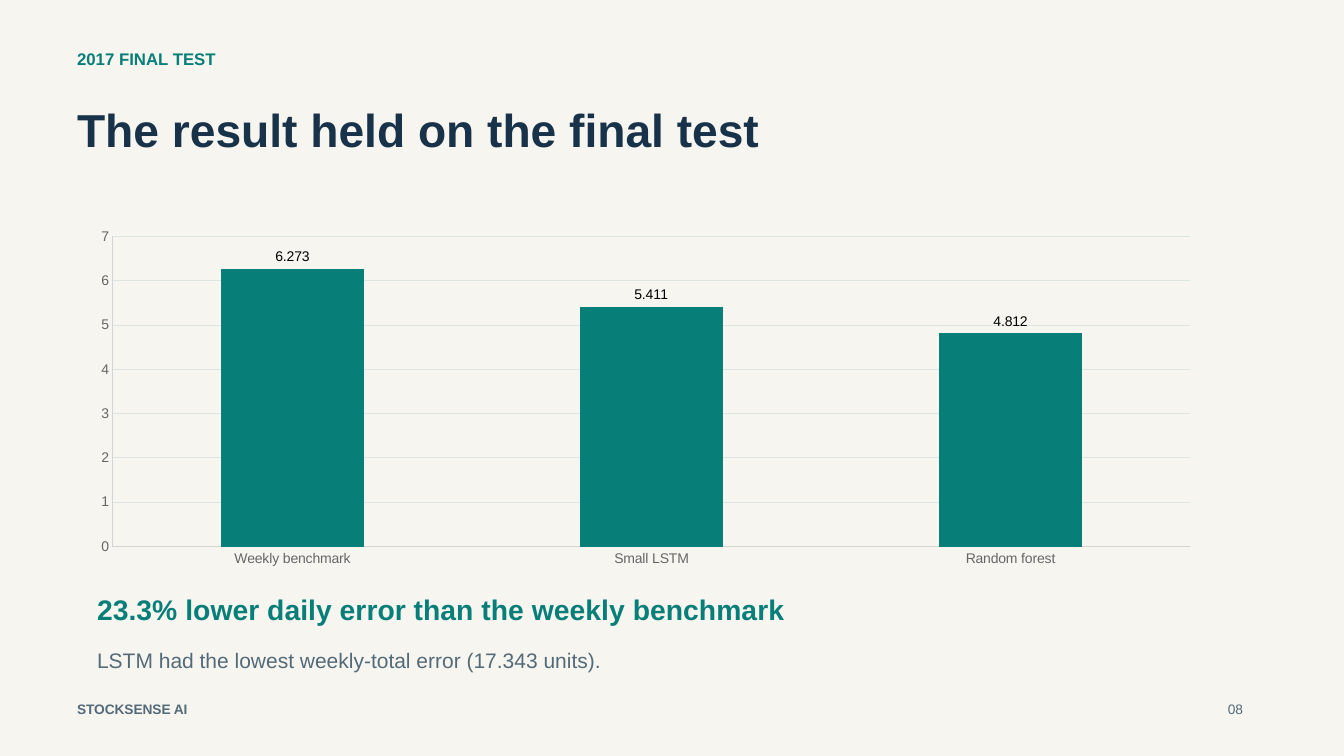
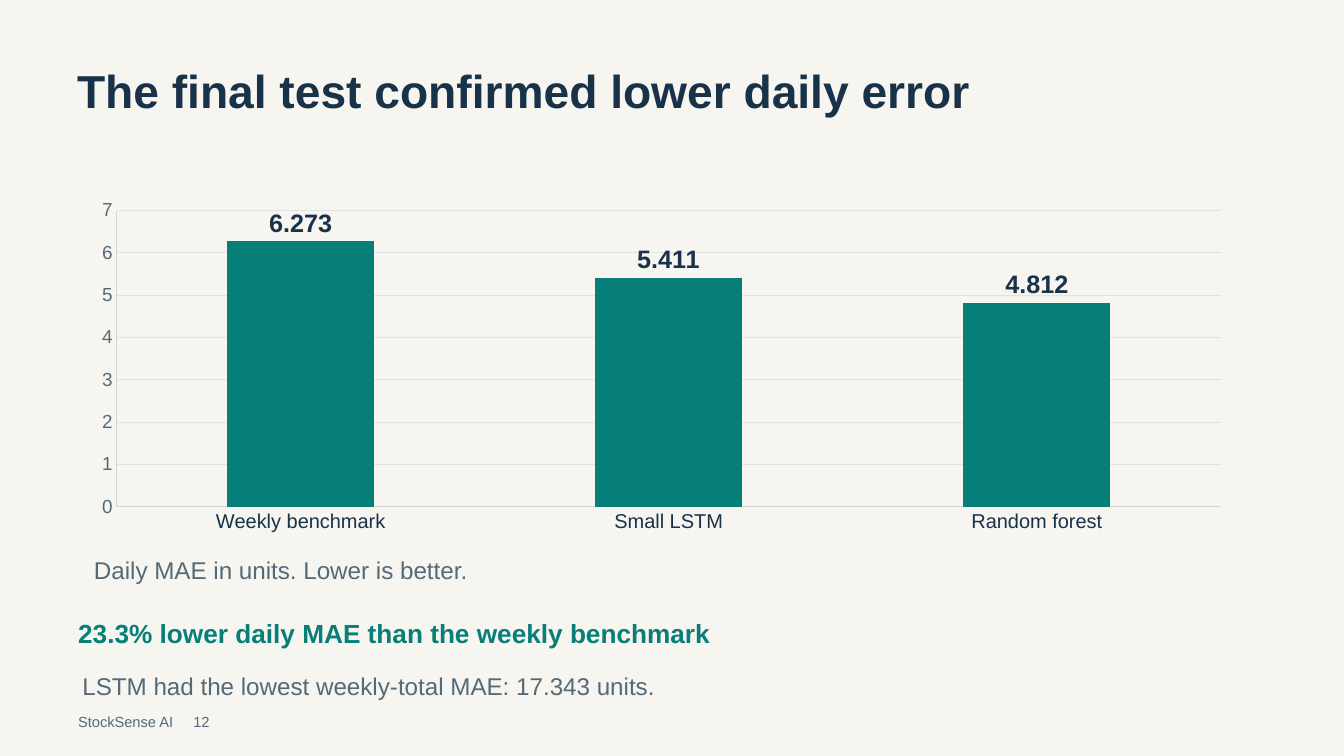
Before and after one commit to VUT-AI-SOLUTIONS-2026/stocksense-ai, a slide deck: slide 12 of docs/StockSense_AI_Presentation_Review.pptx (slide 8 before the commit). Drawn at 1344x756 pixels with LibreOffice and Linux fonts; fonts in the diff are those of the drawing. Boxes give left, top, right and bottom in pixels: in the first picture for what was removed or moved away, otherwise in the second. Text is boxed around its words. In the diff, an @@ line names an element or a change of style, - is before the commit and + after.

```diff
--- a/docs/StockSense_AI_Presentation_Review.pptx
+++ b/docs/StockSense_AI_Presentation_Review.pptx
@@ text removed at bbox=[77, 53, 216, 65] @@
-2017 FINAL TEST
@@ text at bbox=[77, 74, 970, 118]: text changed @@
-The result held on the final test
+The final test confirmed lower daily error
@@ column chart at bbox=[79, 194, 1244, 540] @@
@@ data labels of Series 1 changed @@
@@ category axis changed @@
@@ value axis changed @@
@@ column chart: place and size @@
-column chart at bbox=[79, 222, 1213, 574]
+column chart at bbox=[79, 194, 1244, 540]
@@ text added at bbox=[94, 561, 467, 584], 17.2 pt, text #536A78 @@
+Daily MAE in units. Lower is better.
@@ text at bbox=[78, 624, 710, 649]: text changed; size 20.2 to 18.8 pt @@
-23.3% lower daily error than the weekly benchmark
+23.3% lower daily MAE than the weekly benchmark
@@ text at bbox=[82, 677, 655, 700]: text changed; size 15 to 17.2 pt @@
-LSTM had the lowest weekly-total error (17.343 units).
+LSTM had the lowest weekly-total MAE: 17.343 units.
@@ text at bbox=[78, 716, 209, 727]: text changed; size 9.8 to 10.5 pt; bold off @@
-STOCKSENSE AI
+StockSense AI 12
@@ text removed at bbox=[1228, 704, 1243, 714] @@
-08
```
Also in this commit, not shown: 1 other slide changed, 18 slides added, 12 slides removed, 2 other files.
